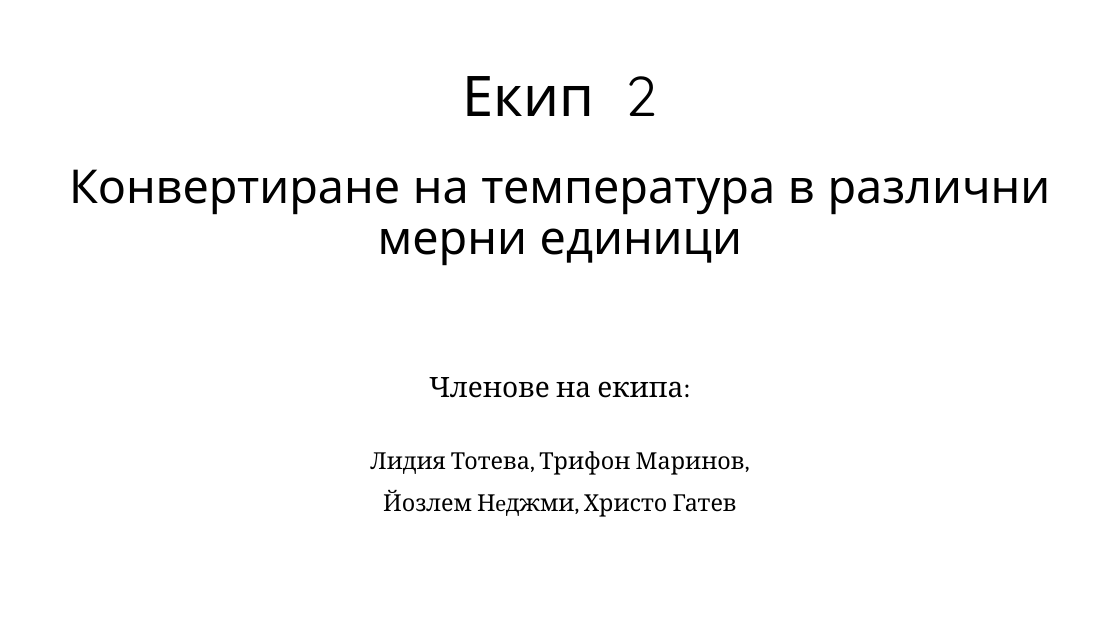
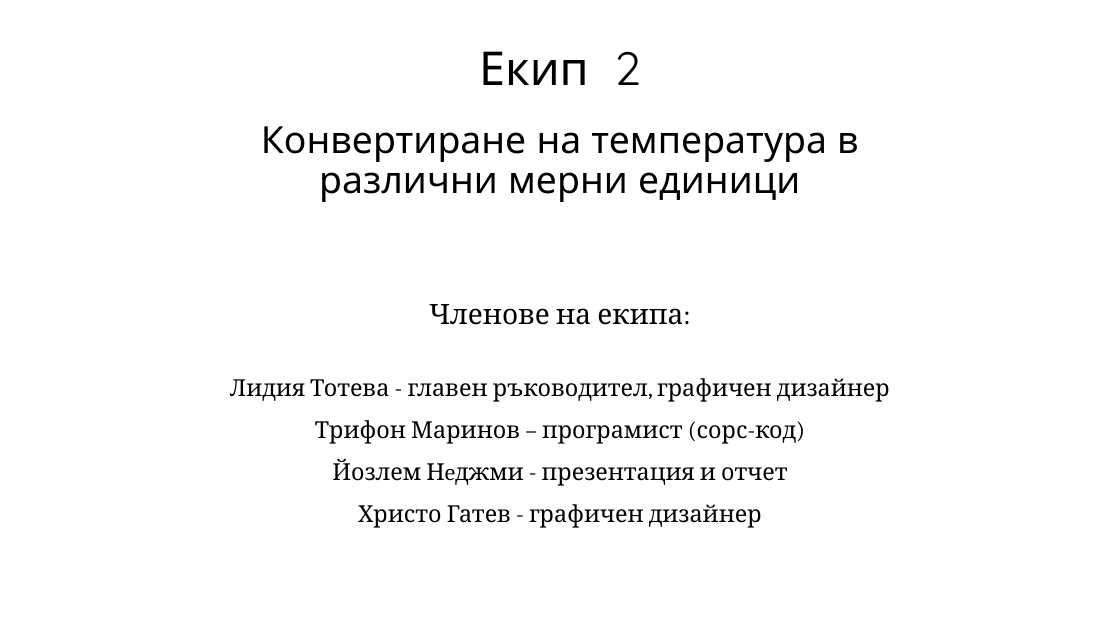
Before and after one commit to Lydi2027/Design, a slide deck: slide 1 of Екип 2.pptx. Drawn at 1120x630 pixels with LibreOffice and Linux fonts; fonts in the diff are those of the drawing; background and template pictures are left out. Boxes give left, top, right and bottom in pixels: in the first picture for what was removed or moved away, otherwise in the second. Text is boxed around its words. In the diff, an @@ line names an element or a change of style, - is before the commit and + after.

```diff
--- a/Екип 2.pptx
+++ b/Екип 2.pptx
@@ title "Екип 2 Конвертиране на температура ...": place and size @@
-title "Екип 2 Конвертиране на температура ..." at (69,76,1051,266)
+title "Екип 2 Конвертиране на температура ..." at (261,51,859,202)
@@ title "Екип 2 Конвертиране на температура ..." at (261,51,859,202): size 48 to 40 pt in "Екип 2"; size 40 to 32 pt @@
@@ subtitle "Членове на екипа:": place and size @@
-subtitle "Членове на екипа:" at (370,377,745,517)
+subtitle "Членове на екипа:" at (230,304,890,528)
@@ subtitle at (230,378,890,528): text changed @@
-Лидия Тотева, Трифон Маринов,
-Йозлем Нeджми, Христо Гатев
+Лидия Тотева - главен ръководител, графичен дизайнер
+Трифон Маринов – програмист (сорс-код)
+Йозлем Нeджми - презентация и отчет
+Христо Гатев - графичен дизайнер
```
Also in this commit, not shown: 1 other slide changed.
